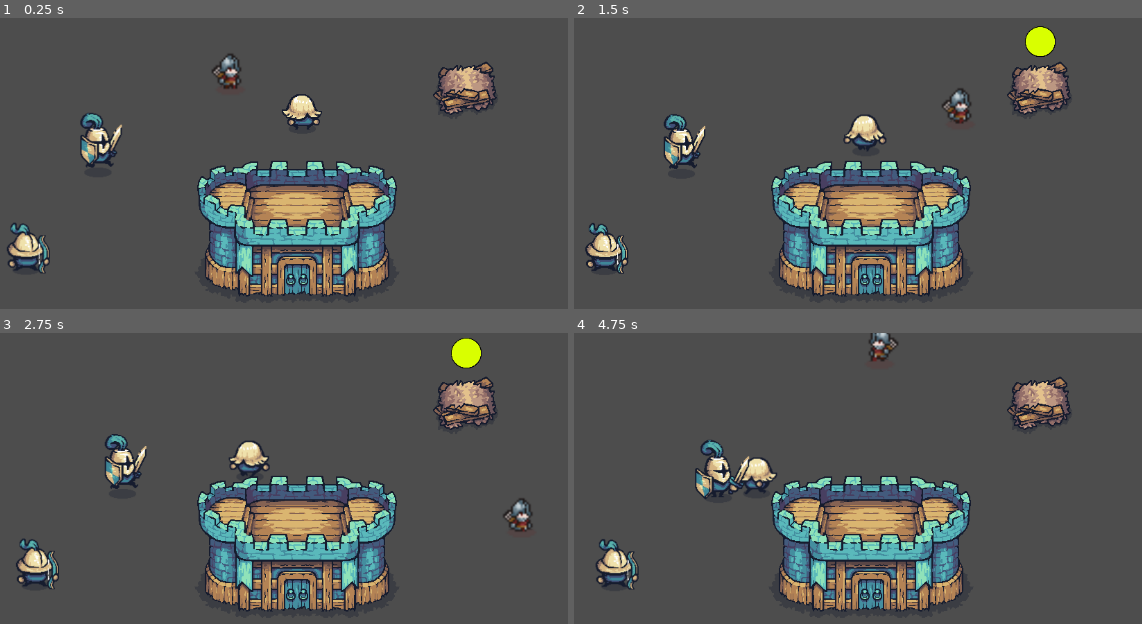
Above: before the commit, frames 1-4 (two rows, left to right).
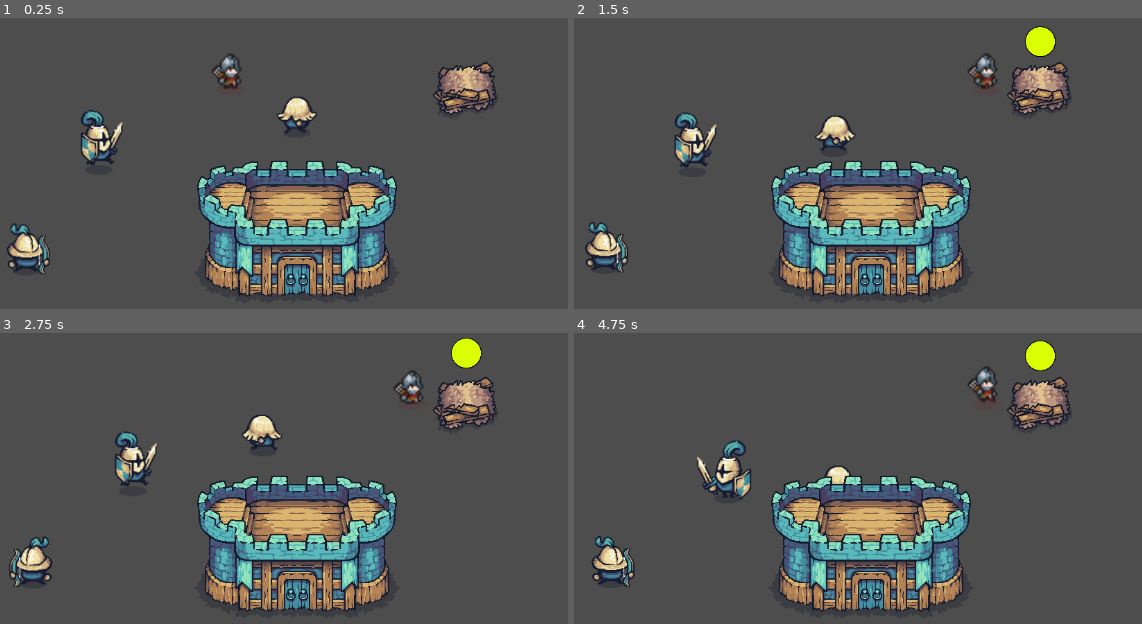
Above: after the commit, the same moments.

Repository: achotai2/battle-game-2D-proto
Game: Godot game, scene res://Scenes/main.tscn
Same seed, same stepped clock (60 frames per second), same inputs: the game is played once before the commit and once after it.
Inputs (mouse positions are in pixels of both pictures, inside the frame that each line leads up to):
- Up to frame 1 (0.25 s): no input
- Up to frame 2 (1.5 s): move the mouse to (1034, 218) at 0.52 s; hold Right (move_right) 0.53-1.28 s; tap Ctrl (attack) at 0.6 s; move the mouse to (698, 265) at 1.27 s; hold S (move_down) from 1.28 s (still down); click (698, 265) at 1.35 s
- Up to frame 3 (2.75 s): move the mouse to (363, 458) at 2.02 s; release S (move_down) at 2.03 s; hold Right (move_right) from 2.03 s (still down); tap Space (interact) at 2.1 s
- Up to frame 4 (4.75 s): move the mouse to (outside the picture) at 2.77 s; release Right (move_right) at 2.78 s; hold W (move_up) 2.78-3.53 s; tap Ctrl (attack) at 2.85 s; move the mouse to (outside the picture) at 3.52 s; hold A (move_left) from 3.53 s (still down); click (outside the picture) at 3.6 s; move the mouse to (619, 490) at 4.27 s; tap Space (interact) at 4.35 s

The runs differ from the first frame. In frame 1, 1.5% of the frame differs, in the area x 1-57%, y 26-88%; in frame 2, 3.4%; in frame 3, 3.8%; in frame 4, 3.9%, in the area x 3-85%, y 0-89%.
Error before the commit: Invalid call. Nonexistent function 'register_worker' in base 'Node (CastleJobBoard)'. (res://Scripts/tactical_worker.gd:192)
Error after the commit: Invalid call. Nonexistent function 'register_worker' in base 'Node (CastleJobBoard)'. (res://Scripts/tactical_worker.gd:191)

Commit message:
Refactor movement orders routing

Diff:
--- a/Scripts/agent_base.gd
+++ b/Scripts/agent_base.gd
@@ -50,9 +50,8 @@
 
 
 func _physics_process(_delta: float) -> void:
-	if is_instance_valid(pathfinding) and is_instance_valid(movement):
-		# Update pathfinding information.
-		pathfinding.tick(global_position, movement.return_speed(), _delta)
+	if is_instance_valid(movement):
+		movement.tick(_delta)
 
 	move_and_slide()
 
@@ -100,13 +99,16 @@
 	elif _node_has_property(movement, &"animation"):
 		movement.set("animation", animation)
 
+	if movement.has_method("set_pathfinding"):
+		movement.call("set_pathfinding", pathfinding)
+	elif _node_has_property(movement, &"pathfinding"):
+		movement.set("pathfinding", pathfinding)
+
 
 func _assign_pathfinding_refs() -> void:
 	if not is_instance_valid(pathfinding):
 		return
 
-	if _node_has_property(pathfinding, &"movement"):
-		pathfinding.set("movement", movement)
 	if _node_has_property(pathfinding, &"assigned_castle"):
 		pathfinding.set("assigned_castle", castle)
 
--- a/Scripts/agent_move.gd
+++ b/Scripts/agent_move.gd
@@ -7,16 +7,23 @@
 @export var can_meander: bool = false
 @export var agent: Node2D = null
 @export var animation: AgentAnimate = null
-var meander: bool = false
+@export var pathfinding: MinionPathfinding = null
 
 # Optional smoothing (helps crowd jitter)
 @export_range(0.0, 200.0, 0.5) var accel: float = 0.0
 
 var _current_velocity: Vector2 = Vector2.ZERO
-var _use_velocity: bool
-var _desired_velocity: Vector2
-var _desired_direction: Vector2
 var _action_state: int = 0
+var _pf_velocity: Vector2 = Vector2.ZERO
+
+enum OrderType { NONE, MEANDER, MOVE_TO_POS, CHASE_NODE, RAW_VELOCITY, PLAYER_DIRECTION }
+
+var _order_type: int = OrderType.NONE
+var _order_priority: int = -1
+var _order_target_pos: Vector2 = Vector2.ZERO
+var _order_target_node: Node2D = null
+var _order_raw_velocity: Vector2 = Vector2.ZERO
+var _order_direction: Vector2 = Vector2.ZERO
 
 const LOCK_ATTACK := &"attack"
 const LOCK_INTERACT := &"interact"
@@ -31,12 +38,8 @@
 const ACTION_INTERACT := 3
 
 
-func _physics_process(delta: float) -> void:
-	# Convert intent -> movement with the correct delta
-	if _use_velocity:
-		move_with_velocity(_desired_velocity, delta)
-	else:
-		move_in_direction(_desired_direction, delta)
+func _ready() -> void:
+	_bind_pathfinding()
 
 
 # --- Public control API ---
@@ -55,6 +58,14 @@
 			animation.attackAnimationFinished.connect(_on_attack_animation_finished)
 		if not animation.interactAnimationFinished.is_connected(_on_interact_animation_finished):
 			animation.interactAnimationFinished.connect(_on_interact_animation_finished)
+
+
+func set_pathfinding(value: MinionPathfinding) -> void:
+	if pathfinding == value:
+		return
+	_unbind_pathfinding()
+	pathfinding = value
+	_bind_pathfinding()
 
 
 func is_frozen() -> bool:
@@ -91,14 +102,6 @@
 	return "AgentMovement locks=%s" % [debug_freeze_locks()]
 
 
-func make_meander() -> void:
-	if can_meander:
-		meander = true
-
-func stop_meander() -> void:
-	meander = false
-
-
 func start_attack(target: Node2D) -> bool:
 	if _action_state != ACTION_NONE and _action_state != ACTION_ATTACK:
 		return false
@@ -159,7 +162,7 @@
 		_notify_moved(Vector2.ZERO)
 		return
 
-	var speed_cap := meander_speed if meander else max_speed
+	var speed_cap := meander_speed if _order_type == OrderType.MEANDER else max_speed
 	var v := desired_velocity
 
 	# Clamp to current speed cap
@@ -176,16 +179,8 @@
 	_notify_moved(_current_velocity)
 
 
-func on_pf_desired_velocity(v: Vector2) -> void:
-	# Called on signal from pathfinding.
-	_desired_velocity = v  # store as intent
-	_use_velocity = true
-
-
-func player_controlled_movement(dir: Vector2) -> void:
-	# Called by controls when movement keys pressed.
-	_desired_direction = dir
-	_use_velocity = false
+func _on_pf_desired_velocity(v: Vector2) -> void:
+	_pf_velocity = v
 
 
 # Convenience: direction in (unit or not)
@@ -199,10 +194,9 @@
 func return_speed() -> float:
 	if is_frozen():
 		return 0.0
-	if meander:
+	if _order_type == OrderType.MEANDER:
 		return meander_speed
-	else:
-		return max_speed
+	return max_speed
 
 
 func set_my_agent(owner_agent: Node2D) -> void:
@@ -228,3 +222,133 @@
 
 	if is_instance_valid(animation):
 		animation.agent_moved(vel)
+
+
+func tick(delta: float) -> void:
+	if is_frozen():
+		move_with_velocity(Vector2.ZERO, delta)
+		return
+
+	if _order_type == OrderType.NONE and can_meander:
+		_start_self_meander()
+
+	match _order_type:
+		OrderType.MEANDER, OrderType.MOVE_TO_POS, OrderType.CHASE_NODE:
+			if is_instance_valid(pathfinding) and is_instance_valid(agent):
+				pathfinding.tick(agent.global_position, return_speed(), delta)
+				move_with_velocity(_pf_velocity, delta)
+			else:
+				move_with_velocity(Vector2.ZERO, delta)
+		OrderType.PLAYER_DIRECTION:
+			move_in_direction(_order_direction, delta)
+		OrderType.RAW_VELOCITY:
+			move_with_velocity(_order_raw_velocity, delta)
+		OrderType.NONE:
+			move_with_velocity(Vector2.ZERO, delta)
+
+
+func command_move_to_position(pos: Vector2, priority: int = 5) -> void:
+	if not _accept_order(priority):
+		return
+
+	_order_type = OrderType.MOVE_TO_POS
+	_order_target_pos = pos
+	_order_target_node = null
+	_order_raw_velocity = Vector2.ZERO
+	_order_direction = Vector2.ZERO
+	_disable_meander()
+	if is_instance_valid(pathfinding):
+		pathfinding.set_move_target_position(pos)
+
+
+func command_chase_target(node: Node2D, priority: int = 5) -> void:
+	if not _accept_order(priority):
+		return
+
+	_order_type = OrderType.CHASE_NODE
+	_order_target_node = node
+	_order_target_pos = Vector2.ZERO
+	_order_raw_velocity = Vector2.ZERO
+	_order_direction = Vector2.ZERO
+	_disable_meander()
+	if is_instance_valid(pathfinding):
+		pathfinding.set_chase_target(node)
+
+
+func command_move_velocity(vel: Vector2, priority: int = 5) -> void:
+	if not _accept_order(priority):
+		return
+
+	_order_type = OrderType.RAW_VELOCITY
+	_order_raw_velocity = vel
+	_order_target_node = null
+	_order_target_pos = Vector2.ZERO
+	_order_direction = Vector2.ZERO
+	_disable_meander()
+	if is_instance_valid(pathfinding):
+		pathfinding.clear_target()
+
+
+func command_player_direction(dir: Vector2, priority: int = 5) -> void:
+	if not _accept_order(priority):
+		return
+
+	_order_type = OrderType.PLAYER_DIRECTION
+	_order_direction = dir
+	_order_target_node = null
+	_order_target_pos = Vector2.ZERO
+	_order_raw_velocity = Vector2.ZERO
+	_disable_meander()
+	if is_instance_valid(pathfinding):
+		pathfinding.clear_target()
+
+
+func clear_movement_order(priority: int = 5) -> void:
+	if priority <= _order_priority:
+		return
+
+	_order_type = OrderType.NONE
+	_order_priority = -1
+	_order_target_pos = Vector2.ZERO
+	_order_target_node = null
+	_order_raw_velocity = Vector2.ZERO
+	_order_direction = Vector2.ZERO
+	_disable_meander()
+	if is_instance_valid(pathfinding):
+		pathfinding.clear_target()
+
+
+func _accept_order(priority: int) -> bool:
+	if priority <= _order_priority:
+		return false
+	_order_priority = priority
+	return true
+
+
+func _disable_meander() -> void:
+	if is_instance_valid(pathfinding):
+		pathfinding.set_meander(false)
+
+
+func _start_self_meander() -> void:
+	_order_type = OrderType.MEANDER
+	_order_priority = 0
+	if is_instance_valid(pathfinding):
+		pathfinding.set_meander(true)
+
+
+func _bind_pathfinding() -> void:
+	if not is_instance_valid(pathfinding):
+		return
+	if not pathfinding.desired_velocity.is_connected(_on_pf_desired_velocity):
+		pathfinding.desired_velocity.connect(_on_pf_desired_velocity)
+	if _order_type == OrderType.MEANDER and can_meander:
+		pathfinding.set_meander(true)
+	else:
+		pathfinding.set_meander(false)
+
+
+func _unbind_pathfinding() -> void:
+	if is_instance_valid(pathfinding):
+		if pathfinding.desired_velocity.is_connected(_on_pf_desired_velocity):
+			pathfinding.desired_velocity.disconnect(_on_pf_desired_velocity)
--- a/Scripts/minion_pathfinding.gd
+++ b/Scripts/minion_pathfinding.gd
@@ -5,7 +5,6 @@
 signal nav_finished
 
 @export var nav_agent: NavigationAgent2D
-@export var movement: AgentMovement = null
 
 # --- Repath tuning ---
 @export_range(0.05, 2.0, 0.05) var repath_interval: float = 0.25
@@ -77,6 +76,13 @@
 	# Only clear if we were patrolling; otherwise leave current mode alone
 	if _mode == Mode.PATROL:
 		clear_target()
+
+
+func set_meander(enable: bool) -> void:
+	if enable:
+		start_meander()
+	else:
+		stop_meander()
 
 
 func set_move_target_position(pos: Vector2) -> void:
@@ -264,6 +270,3 @@
 
 func _send_desired_velocity(velocity: Vector2) -> void:
 	emit_signal("desired_velocity", velocity)
-
-	if is_instance_valid(movement):
-		movement.on_pf_desired_velocity(velocity)
--- a/Scripts/player_controls.gd
+++ b/Scripts/player_controls.gd
@@ -54,11 +54,11 @@
 	if emit_zero_direction:
 		if dir != _last_dir:
 			if is_instance_valid(movement):
-				movement.player_controlled_movement(dir)
+				movement.command_player_direction(dir, 5)
 	else:
 		if dir != Vector2.ZERO and dir != _last_dir:
 			if is_instance_valid(movement):
-				movement.player_controlled_movement(dir)
+				movement.command_player_direction(dir, 5)
 
 	_is_moving = dir != Vector2.ZERO
 	if _is_moving:
--- a/Scripts/tactical_archer.gd
+++ b/Scripts/tactical_archer.gd
@@ -16,7 +16,6 @@
 @export_range(0.05, 1.0, 0.05) var update_rate: float = 0.20
 @export var keep_line_of_fire: bool = true     # simple: bias sideways movement a bit
 @export var movement: AgentMovement = null
-@export var pathfinding: MinionPathfinding = null
 
 var _target: Node2D = null
 var _agent: Node2D = null
@@ -112,16 +111,10 @@
 
 
 func _move_to_position(dest: Vector2) -> void:
-	if is_instance_valid(pathfinding):
-		pathfinding.stop_meander()
-		pathfinding.set_move_target_position(dest)
 	if is_instance_valid(movement):
-		movement.stop_meander()
+		movement.command_move_to_position(dest, 5)
 
 
 func _resume_patrol() -> void:
-	if is_instance_valid(pathfinding):
-		pathfinding.clear_target()
-		pathfinding.start_meander()
 	if is_instance_valid(movement):
-		movement.make_meander()
+		movement.clear_movement_order(6)
--- a/Scripts/tactical_peasant.gd
+++ b/Scripts/tactical_peasant.gd
@@ -9,7 +9,6 @@
 @export var flee_margin: float = 99999.0
 @export_range(0.05, 2.0, 0.05) var flee_update: float = 0.25
 @export var movement: AgentMovement = null
-@export var pathfinding: MinionPathfinding = null
 
 var _target: Node2D = null
 var _agent: Node2D = null
@@ -111,27 +110,18 @@
 
 
 func _chase_target(target: Node2D) -> void:
-	if is_instance_valid(pathfinding):
-		pathfinding.stop_meander()
-		pathfinding.set_chase_target(target)
 	if is_instance_valid(movement):
-		movement.stop_meander()
+		movement.command_chase_target(target, 5)
 	chase_target.emit(target)
 
 
 func _move_to_position(pos: Vector2) -> void:
-	if is_instance_valid(pathfinding):
-		pathfinding.stop_meander()
-		pathfinding.set_move_target_position(pos)
 	if is_instance_valid(movement):
-		movement.stop_meander()
+		movement.command_move_to_position(pos, 5)
 	move_to_position.emit(pos)
 
 
 func _resume_patrol() -> void:
-	if is_instance_valid(pathfinding):
-		pathfinding.clear_target()
-		pathfinding.start_meander()
 	if is_instance_valid(movement):
-		movement.make_meander()
+		movement.clear_movement_order(6)
 	resume_patrol.emit()
--- a/Scripts/tactical_soldier.gd
+++ b/Scripts/tactical_soldier.gd
@@ -11,7 +11,6 @@
 signal combat_ended()
 
 @export var movement: AgentMovement = null
-@export var pathfinding: MinionPathfinding = null
 
 var _target: Node2D = null
 var _agent: Node2D = null
@@ -52,18 +51,12 @@
 
 
 func _chase_target(target: Node2D) -> void:
-	if is_instance_valid(pathfinding):
-		pathfinding.stop_meander()
-		pathfinding.set_chase_target(target)
 	if is_instance_valid(movement):
-		movement.stop_meander()
+		movement.command_chase_target(target, 5)
 	chase_target.emit(target)
 
 
 func _resume_patrol() -> void:
-	if is_instance_valid(pathfinding):
-		pathfinding.clear_target()
-		pathfinding.start_meander()
 	if is_instance_valid(movement):
-		movement.make_meander()
+		movement.clear_movement_order(6)
 	resume_patrol.emit()
--- a/Scripts/tactical_worker.gd
+++ b/Scripts/tactical_worker.gd
@@ -11,7 +11,6 @@
 
 @export_range(0.05, 1.0, 0.05) var think_interval: float = 1.0
 @export var movement: AgentMovement = null
-@export var pathfinding: MinionPathfinding = null
 @export var animation: AgentAnimate = null
 
 var _agent: Node2D
@@ -235,32 +234,22 @@
 
 
 func _move_to_position(pos: Vector2) -> void:
-	if is_instance_valid(pathfinding):
-		pathfinding.stop_meander()
-		pathfinding.set_move_target_position(pos)
-	if is_instance_valid(movement):
-		movement.stop_meander()
+	if is_instance_valid(movement):
+		movement.command_move_to_position(pos, 5)
 	move_to_position.emit(pos)
 
 
 func _resume_patrol() -> void:
-	if is_instance_valid(pathfinding):
-		pathfinding.clear_target()
-		pathfinding.start_meander()
-	if is_instance_valid(movement):
-		movement.make_meander()
+	if is_instance_valid(movement):
+		movement.clear_movement_order(6)
 	resume_patrol.emit()
 
 
 func _halt_movement_for_work() -> void:
-	if is_instance_valid(pathfinding):
-		pathfinding.clear_target()
-	if is_instance_valid(movement):
-		movement.stop_meander()
+	if is_instance_valid(movement):
+		movement.clear_movement_order(6)
 
 
 func _ensure_patrol() -> void:
-	var pf_meander := is_instance_valid(pathfinding) and pathfinding.meander_enabled
-	var move_meander := is_instance_valid(movement) and movement.meander
-	if not pf_meander and not move_meander:
+	if is_instance_valid(movement):
 		_resume_patrol()
